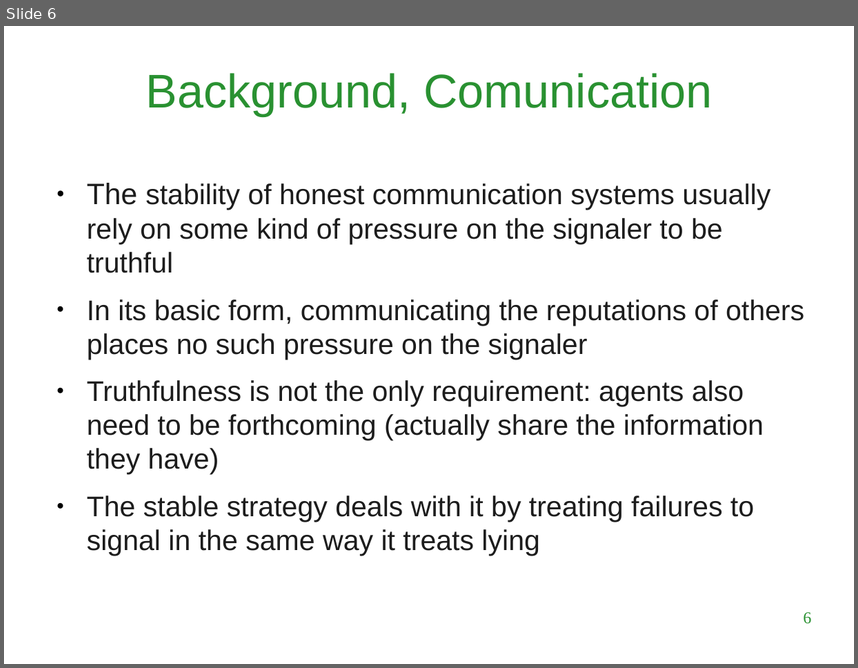
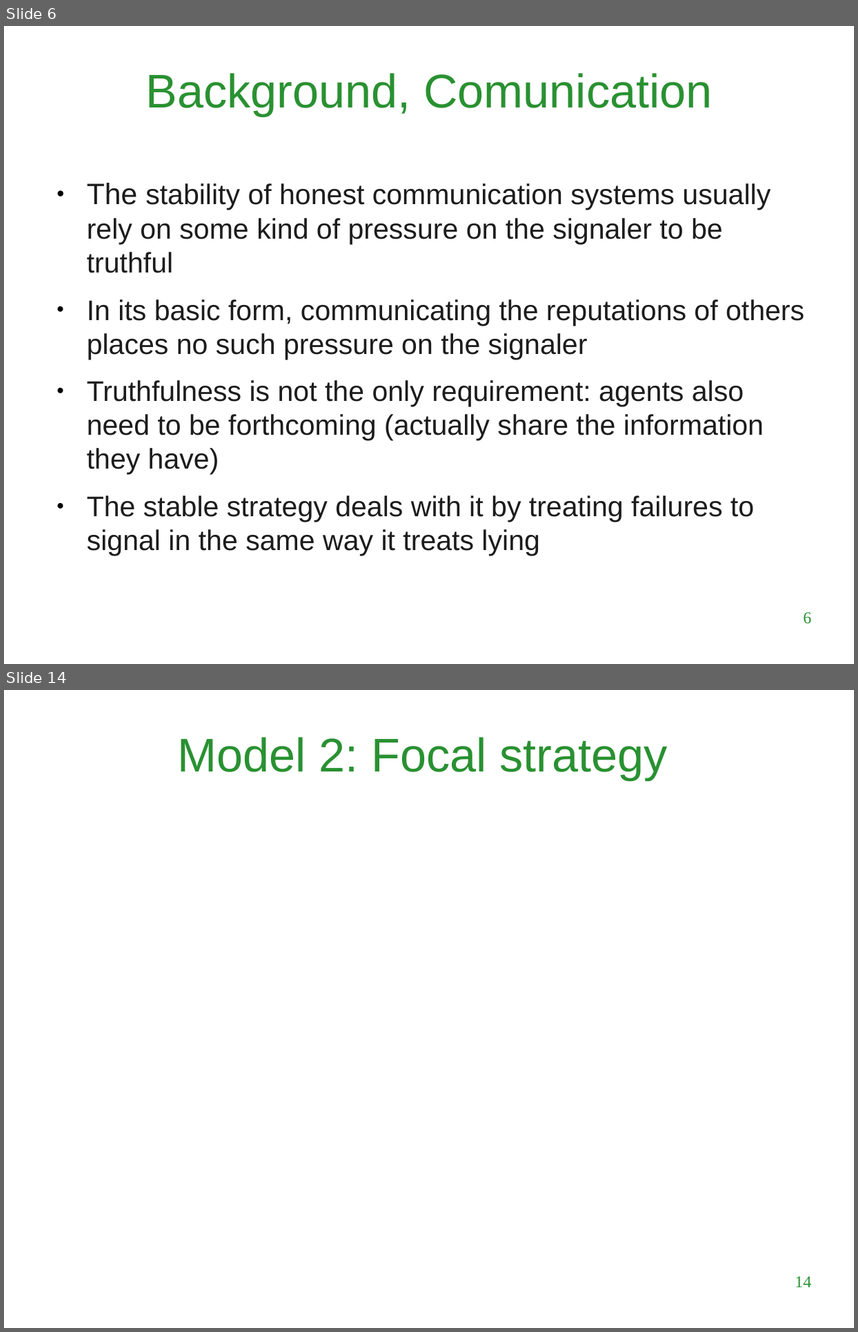
Before and after one commit to LuigiBrosNin/UNI, a slide deck: Master first year/Complex systems and network science/Tit_for_tatting_presentation.odp. Shown one above the other, each under a label of ours: slide 6 before the commit, slides 6 and 14 after it; the slides between them are not shown. The pictures are 858x668 and 858x1332 pixels, drawn with LibreOffice and Linux fonts; fonts in the diff are those of the drawing; background and template pictures are left out. Boxes give left, top, right and bottom in pixels: in the first picture for what was removed or moved away, otherwise in the second. Text is boxed around its words. In the diff, an @@ line names an element or a change of style, - is before the commit and + after.

```diff
--- a/Master first year/Complex systems and network science/Tit_for_tatting_presentation.odp
+++ b/Master first year/Complex systems and network science/Tit_for_tatting_presentation.odp
@@ slide 14 added at <box>4,690,854,1328</box>, background #FFFFFF @@
@@ title added at <box>177,737,668,780</box>, 40 pt, text #299131 @@
+Model 2: Focal strategy
@@ page number added at <box>795,1276,811,1287</box>, 14 pt, text #299131 @@
+14
```
Also in this commit, not shown: 2 slides changed, 6 other slides added, 2 slides removed, 1 other file.
